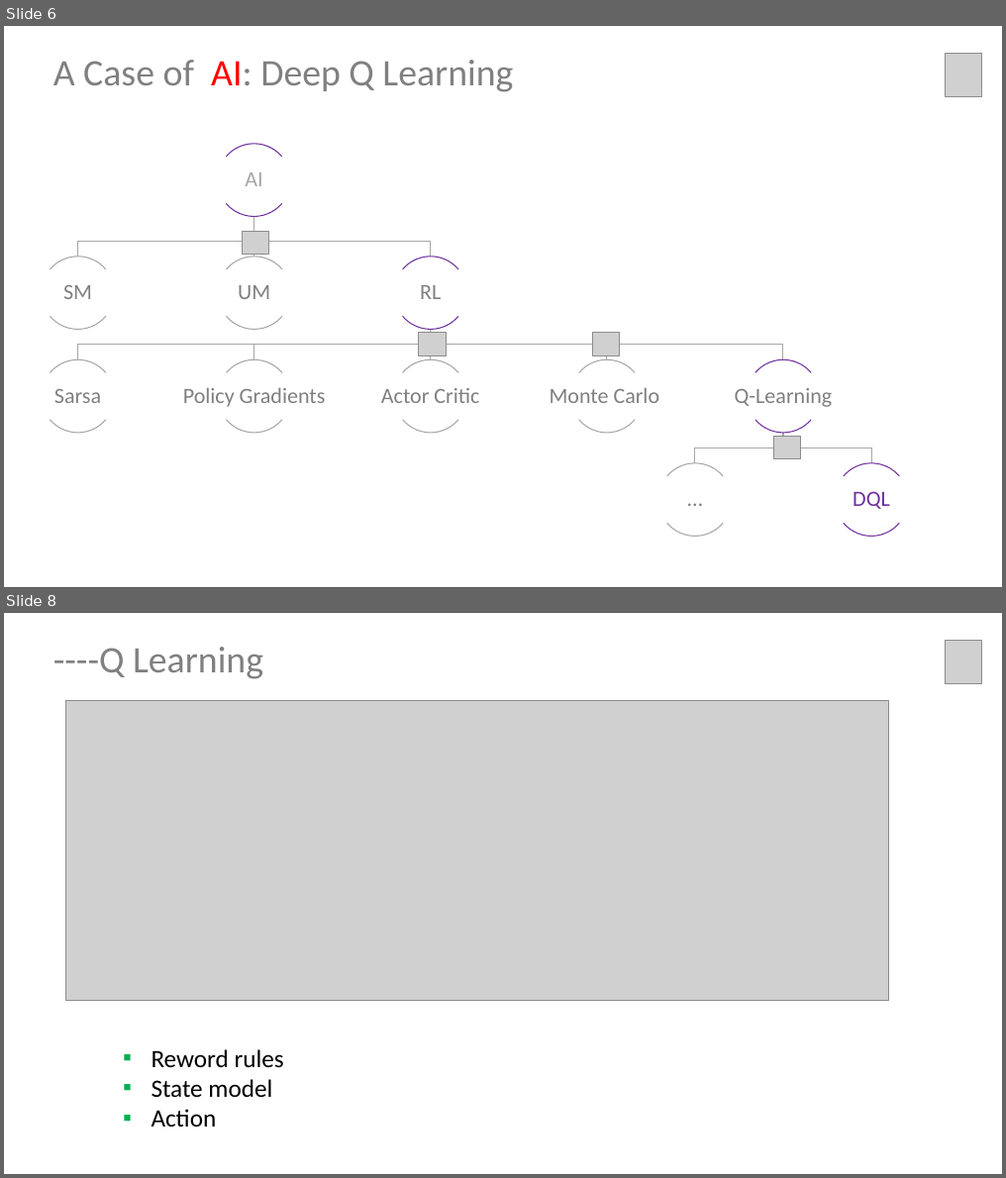
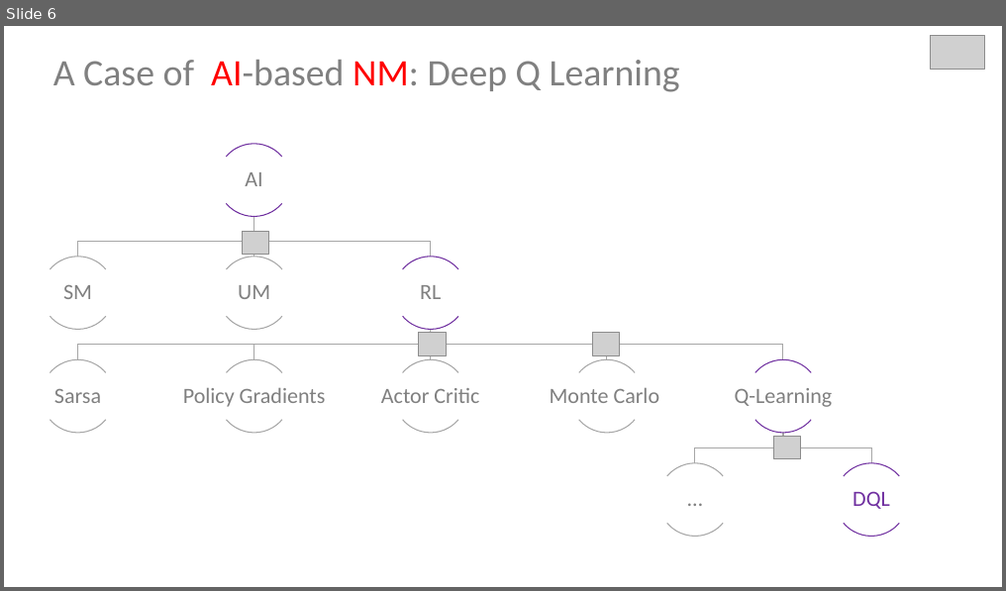
Before and after one commit to sunmapleleaf/AINM, a slide deck: reference/PPT/Initial Survey.pptx. Shown one above the other, each under a label of ours: slides 6 and 8 before the commit, slide 6 after it; the slides between them are not shown. The pictures are 1006x1178 and 1006x591 pixels, drawn with LibreOffice and Linux fonts; fonts in the diff are those of the drawing; grey boxes stand for pictures. Boxes give left, top, right and bottom in pixels: in the first picture for what was removed or moved away, otherwise in the second. Text is boxed around its words. In the diff, an @@ line names an element or a change of style, - is before the commit and + after.

```diff
--- a/reference/PPT/Initial Survey.pptx
+++ b/reference/PPT/Initial Survey.pptx
@@ slide 8 removed at [4,613,1002,1174], background #FFFFFF @@
@@ picture removed at [945,640,982,684] @@
@@ text removed at [54,647,263,679] @@
-----Q Learning
@@ picture removed at [66,700,889,1001] @@
@@ text removed at [152,1050,284,1127] @@
-▪ Reword rules
-▪ State model
-▪ Action
@@ slide 6 changed as well @@
@@ picture added at [931,36,985,69] @@
@@ picture removed at [945,53,982,97] @@
@@ text at [54,60,680,92]: text changed @@
-A Case of AI: Deep Q Learning
+A Case of AI-based NM: Deep Q Learning
@@ text "AI" at [245,173,262,186]: text colour #A6A6A6 to #808080 @@
```
Also in this commit, not shown: 8 other slides changed, 5 slides added, 2 other slides removed, 3 other files.
